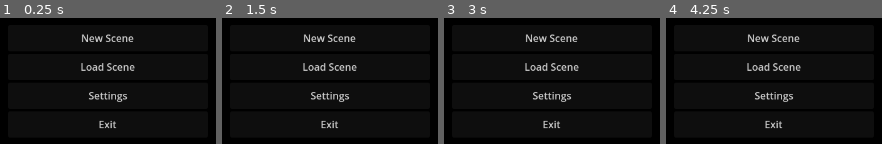
Above: before the commit, frames 1-4 (left to right).
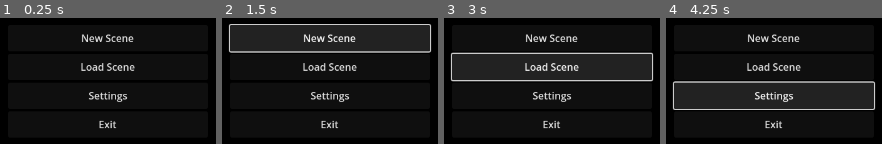
Above: after the commit, the same moments.

Repository: MapcrafterTactics/MapCrafter-Tactics
Game: Godot game, scene res://Menu.tscn
Two runs of this game, one before a commit and one after it. Both use one fixed random seed, a clock stepped at 60 frames per second and the inputs below. This scene is started directly instead of the project's main scene. Video files are missing from this copy of the repository; at most half a second of black plays in their place.
Inputs:
- Up to frame 1 (0.25 s): no input
- Up to frame 2 (1.5 s): click "New Scene" at 0.5 s; click "New Scene" at 1.25 s
- Up to frame 3 (3 s): click "New Scene" at 2 s; click "Load Scene" at 2.75 s
- Up to frame 4 (4.25 s): click "Settings" at 3.5 s

The runs differ from the first frame. In frame 2, 3.1% of the frame differs, in the area x 3-97%, y 4-28%; in frame 3, 3.9%, in the area x 3-97%, y 26-51%; in frame 4, 3.0%.

Commit message:
Exit button
exit button work now

Diff:
--- a/map-crafter-tactics/Menu.tscn
+++ b/map-crafter-tactics/Menu.tscn
@@ -23,14 +23,6 @@
 autoplay = true
 expand = true
 buffering_msec = 1000
-
-[node name="CanvasLayer" type="CanvasLayer" parent="."]
-layer = 0
-
-[node name="DarkOverlay" type="ColorRect" parent="CanvasLayer"]
-offset_right = 1280.0
-offset_bottom = 720.0
-color = Color(0, 0, 0, 0.08235294)
 
 [node name="ButtonsContainer" type="VBoxContainer" parent="."]
 layout_mode = 0
--- a/map-crafter-tactics/menu.gd
+++ b/map-crafter-tactics/menu.gd
@@ -1 +1,7 @@
 extends Control
+
+func _ready():
+	$ButtonsContainer/ExitButton.pressed.connect(_on_exit_pressed)
+
+func _on_exit_pressed():
+	get_tree().quit()
